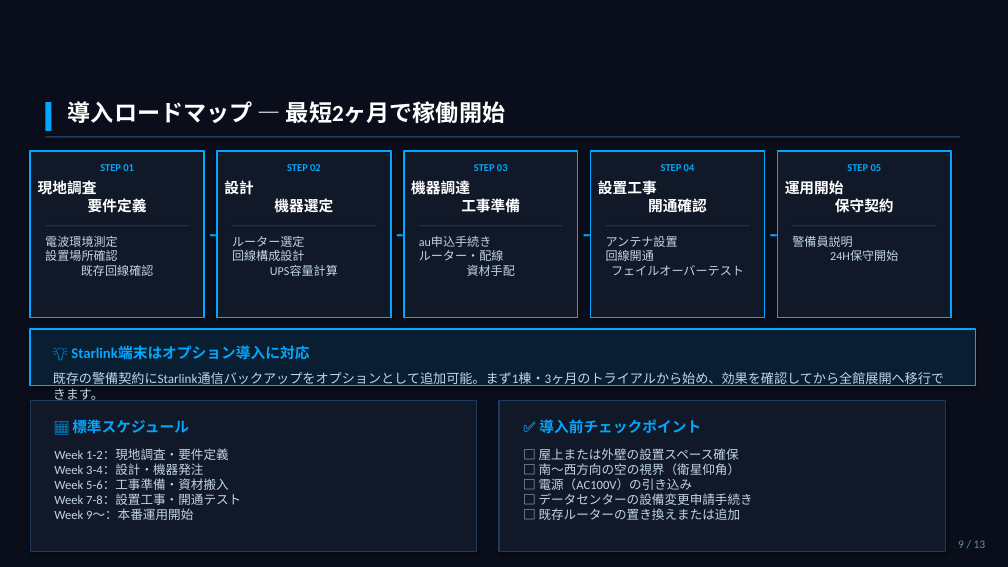
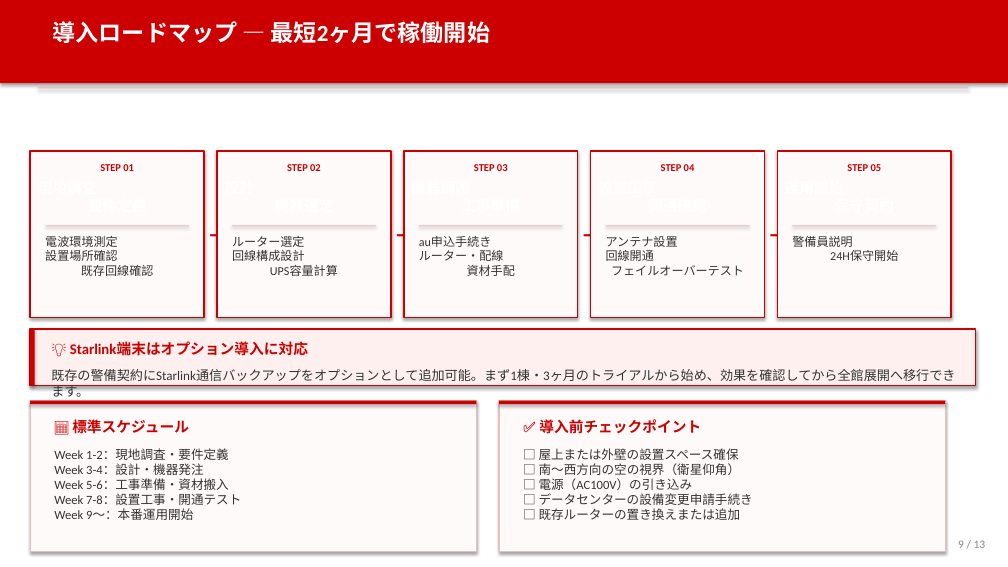
Before and after one commit to iharuhisa-ai/test, a slide deck: slide 9 of datacenter_security_proposal.pptx. Drawn at 1008x567 pixels with LibreOffice and Linux fonts; fonts in the diff are those of the drawing. Boxes give left, top, right and bottom in pixels: in the first picture for what was removed or moved away, otherwise in the second. Text is boxed around its words. In the diff, an @@ line names an element or a change of style, - is before the commit and + after.

```diff
--- a/datacenter_security_proposal.pptx
+++ b/datacenter_security_proposal.pptx
@@ rectangle at [0,0,1008,567]: fill #0A0E1A to #FFFFFF @@
@@ rectangle added at [0,0,1008,83], fill #CC0000 @@
@@ text "導入ロードマップ ― 最短2ヶ月で稼働開始": place and size @@
-text "導入ロードマップ ― 最短2ヶ月で稼働開始" at [68,101,505,123]
+text "導入ロードマップ ― 最短2ヶ月で稼働開始" at [53,21,490,43]
@@ fill #1E3A5F to #E0C0C0 in 6 elements at [232,225,376,226], [419,225,563,226], [606,225,749,226], [792,225,936,226], [45,225,189,226], [38,87,968,88] @@
@@ rectangle: place and size @@
-rectangle at [45,136,960,138]
+rectangle at [38,87,968,88]
@@ rectangle removed at [45,102,51,131] @@
@@ text removed at [411,179,520,213] @@
-機器調達
-工事準備
@@ fill #111827 to #FFFAFA; outline #00A8FF 1.5 pt to #CC0000 1.5 pt in 5 elements at [30,151,204,318], [217,151,391,318], [404,151,578,318], [591,151,765,318], [777,151,951,318] @@
@@ text removed at [785,179,894,213] @@
-運用開始
-保守契約
@@ text removed at [38,180,147,213] @@
-現地調査
-要件定義
@@ text removed at [224,180,333,215] @@
-設計
-機器選定
@@ text removed at [598,180,707,215] @@
-設置工事
-開通確認
@@ rectangle at [30,329,975,386]: fill #0A1E32 to #FFF0F0; outline #00A8FF 1.5 pt to #CC0000 1.5 pt @@
@@ rectangle added at [30,329,35,386], fill #CC0000 @@
@@ text colour #00A8FF to #CC0000 in 12 elements at [100,164,134,171], [287,164,321,171], [474,164,508,171], [661,164,695,171], [847,164,882,171], [206,219,217,242], [392,219,404,242], [579,219,591,242], [766,219,777,242], [72,419,189,434], [539,419,701,434], [44,337,968,363] @@
@@ text colour #C0D4E8 to #333333 in 8 elements at [45,236,154,276], [232,236,338,276], [419,236,515,276], [606,236,744,276], [792,236,898,261], [54,448,241,520], [539,448,753,520], [51,369,955,397] @@
@@ rectangle at [30,401,476,552]: fill #111827 to #FFFAFA; outline #1E3A5F 1.2 pt to #E0C0C0 1.2 pt @@
@@ rectangle added at [30,401,476,404], fill #CC0000 @@
@@ rectangle at [499,401,945,552]: fill #111827 to #FFFAFA; outline #1E3A5F 1.2 pt to #E0C0C0 1.2 pt @@
@@ rectangle added at [499,401,945,404], fill #CC0000 @@
@@ text "9 / 13" at [958,540,986,548]: text colour #6A8AAA to #888888 @@
```
Also in this commit, not shown: 12 other slides changed, 1 other file.
